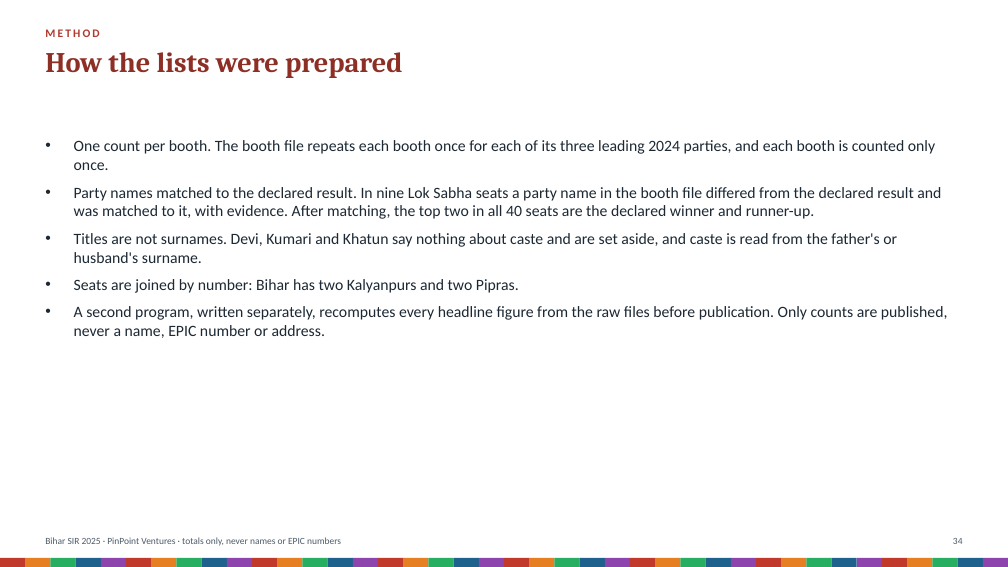
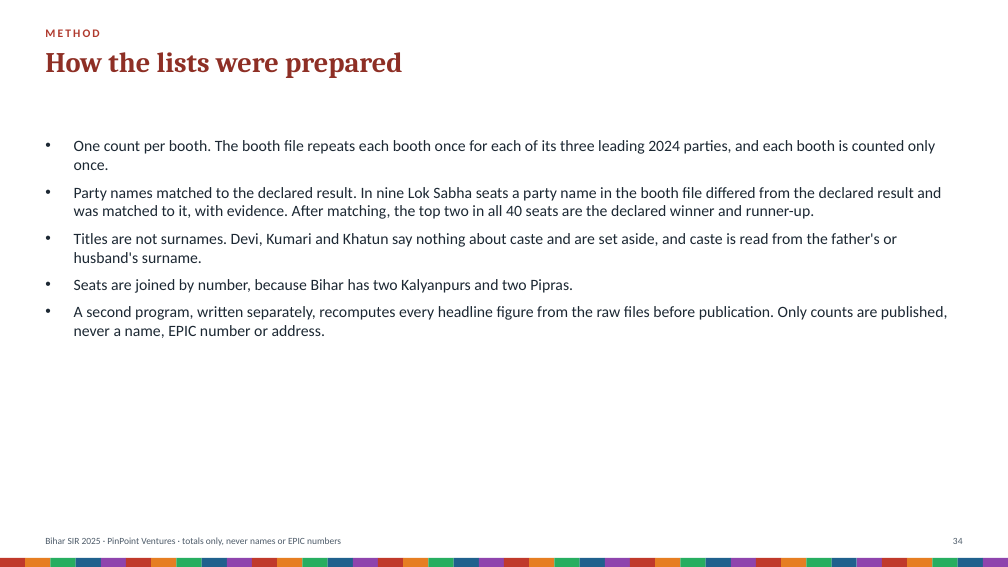
Before and after one commit to Varnasr/INDIA-DATA, a slide deck: slide 34 of reports/bihar-sir-2025-deck.pptx. Drawn at 1008x567 pixels with LibreOffice and Linux fonts; fonts in the diff are those of the drawing. Boxes give left, top, right and bottom in pixels: in the first picture for what was removed or moved away, otherwise in the second. Text is boxed around its words. In the diff, an @@ line names an element or a change of style, - is before the commit and + after.

```diff
--- a/reports/bihar-sir-2025-deck.pptx
+++ b/reports/bihar-sir-2025-deck.pptx
@@ text at (x1=74, y1=279, x2=573, y2=293): text changed @@
-• Seats are joined by number: Bihar has two Kalyanpurs and two Pipras.
+• Seats are joined by number, because Bihar has two Kalyanpurs and two Pipras.
```
Also in this commit, not shown: 19 other slides changed, 8 other files.
